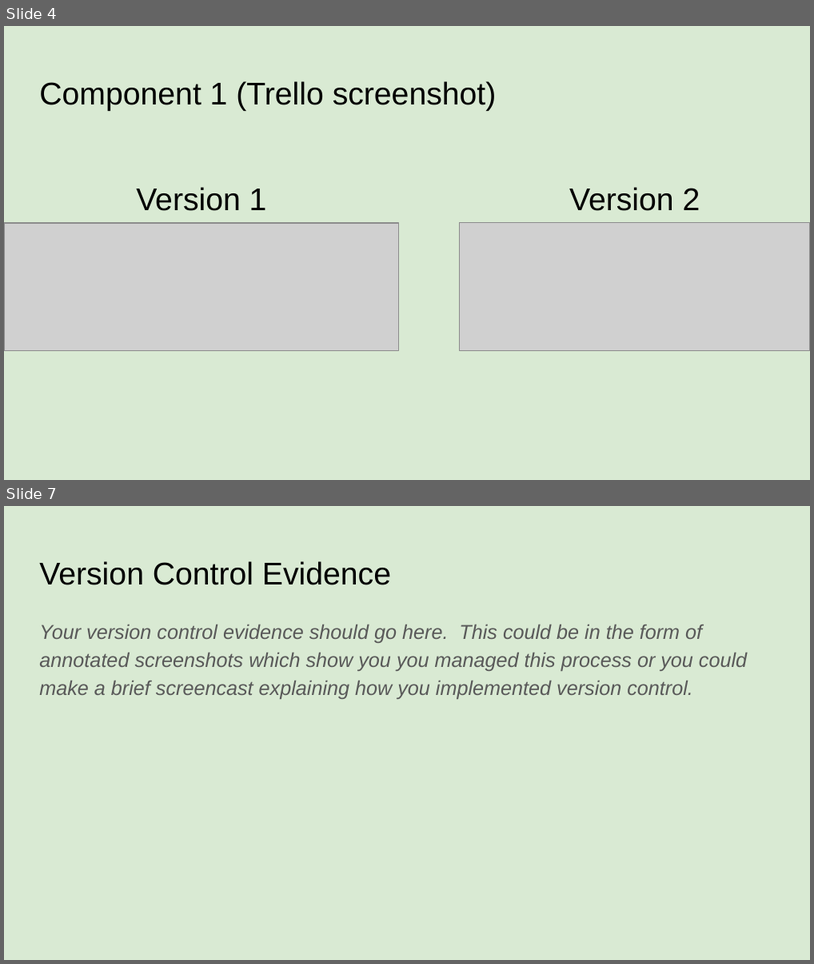
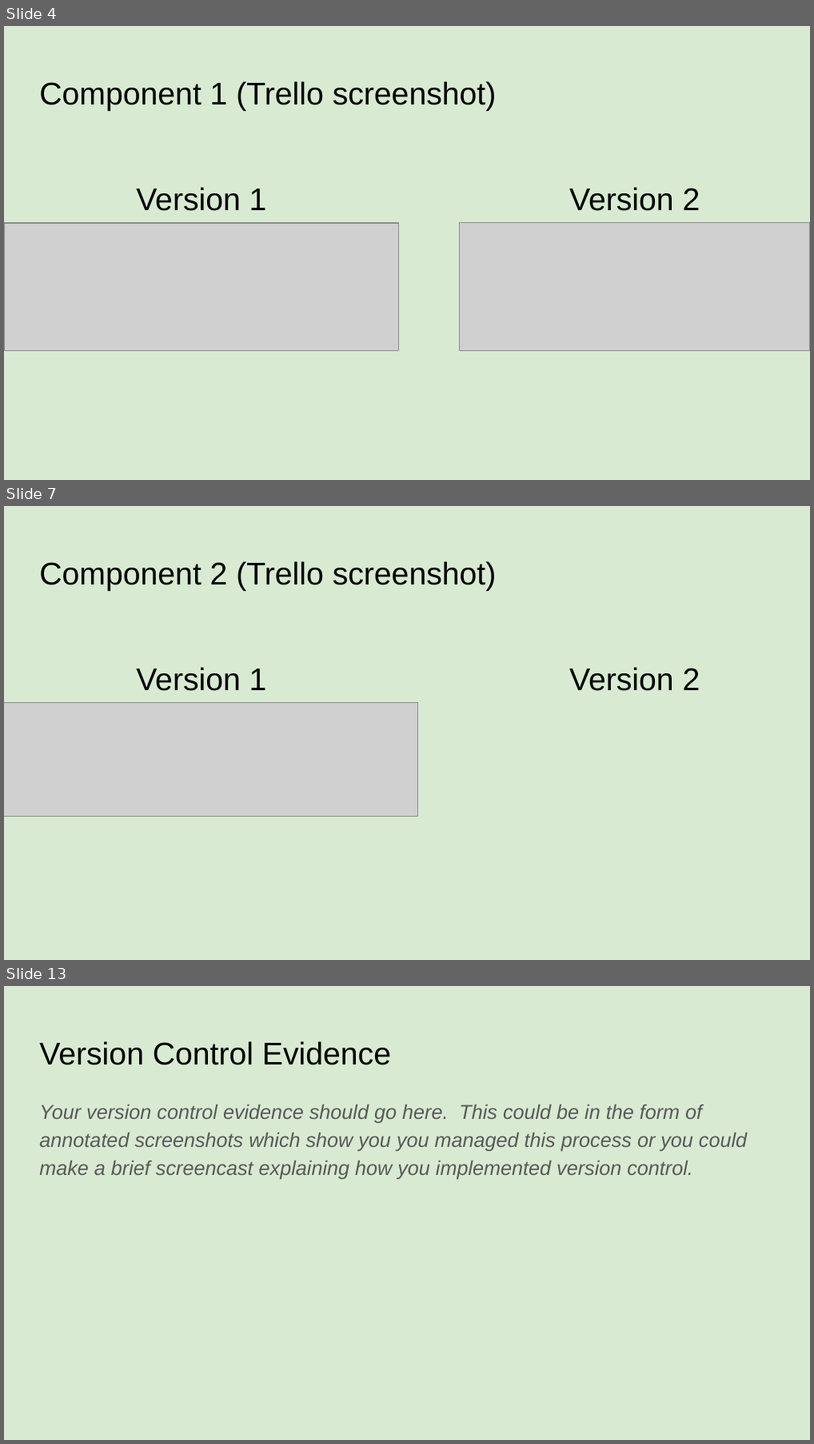
Before and after one commit to BronsonLovesCode/Pizza_Bot, a slide deck: 022_91893+_+91897+Documentation.pptx. Shown one above the other, each under a label of ours: slides 4 and 7 before the commit, slides 4, 7 and 13 after it; the slides between them are not shown. The pictures are 814x964 and 814x1444 pixels, drawn with LibreOffice and Linux fonts; fonts in the diff are those of the drawing; grey boxes stand for pictures. Boxes give left, top, right and bottom in pixels: in the first picture for what was removed or moved away, otherwise in the second. Text is boxed around its words. In the diff, an @@ line names an element or a change of style, - is before the commit and + after.

```diff
--- a/022_91893+_+91897+Documentation.pptx
+++ b/022_91893+_+91897+Documentation.pptx
@@ slide 7 added at box(4, 506, 810, 960), background #D9EAD3 @@
@@ title added at box(39, 561, 497, 591), 28 pt, text #000000 @@
+Component 2 (Trello screenshot)
@@ text added at box(136, 667, 267, 691), 28 pt, text #000000 @@
+Version 1
@@ text added at box(570, 667, 701, 691), 28 pt, text #000000 @@
+Version 2
@@ picture added at box(4, 703, 418, 816) @@
@@ what was slide 7 is now slide 13 @@
```
Also in this commit, not shown: 2 slides changed, 5 other slides added, 13 other files.
